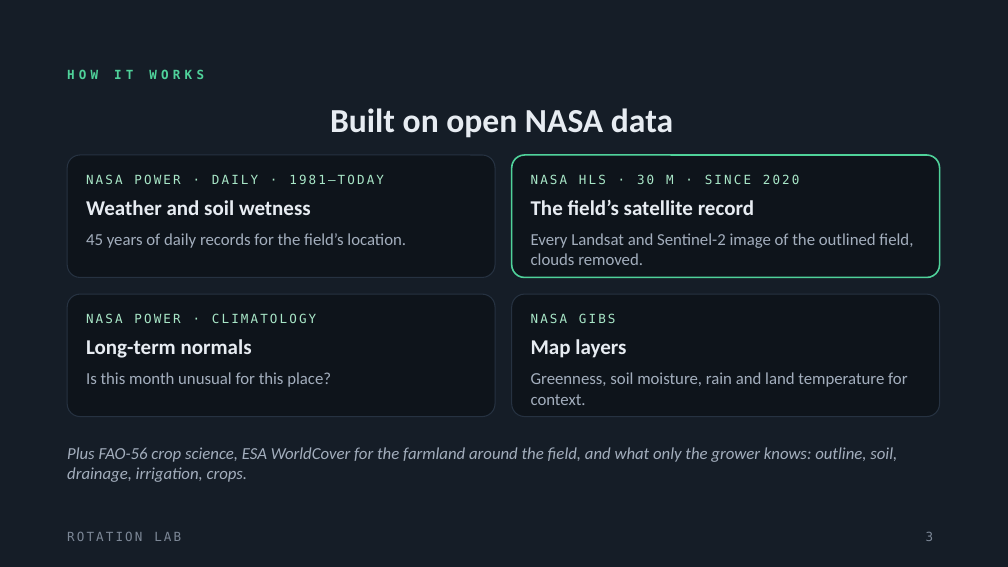
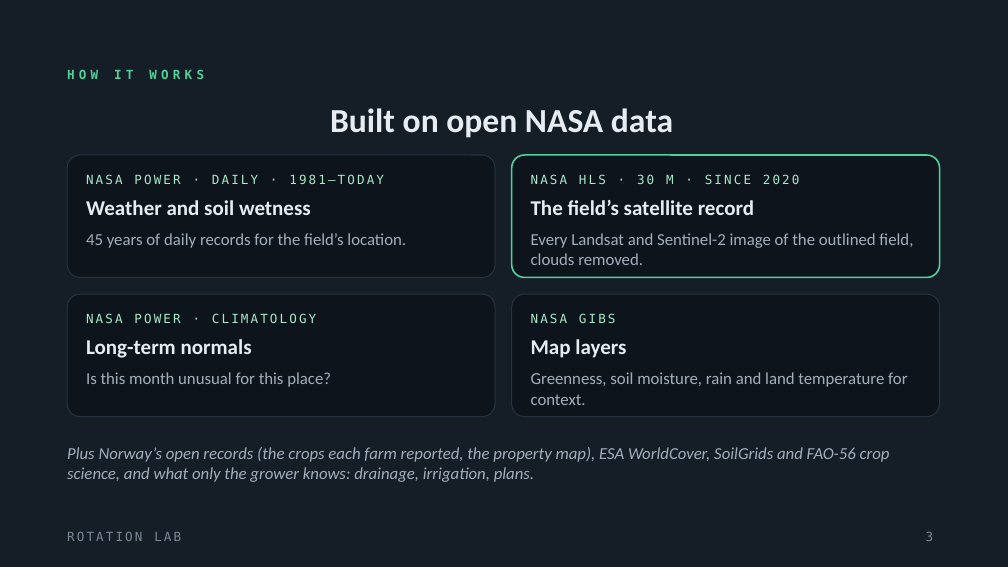
Before and after one commit to cheop-byeon/rotation-lab, a slide deck: slide 3 of docs/slides/rotation-lab-slides.pptx. Drawn at 1008x567 pixels with LibreOffice and Linux fonts; fonts in the diff are those of the drawing. Boxes give left, top, right and bottom in pixels: in the first picture for what was removed or moved away, otherwise in the second. Text is boxed around its words. In the diff, an @@ line names an element or a change of style, - is before the commit and + after.

```diff
--- a/docs/slides/rotation-lab-slides.pptx
+++ b/docs/slides/rotation-lab-slides.pptx
@@ text at (67,447,890,482): text changed @@
-Plus FAO-56 crop science, ESA WorldCover for the farmland around the field, and what only the grower knows: outline, soil, drainage, irrigation, crops.
+Plus Norway’s open records (the crops each farm reported, the property map), ESA WorldCover, SoilGrids and FAO-56 crop science, and what only the grower knows: drainage, irrigation, plans.
```
Also in this commit, not shown: 5 other slides changed, 5 other files.
